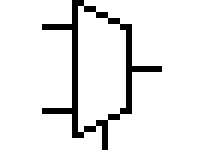
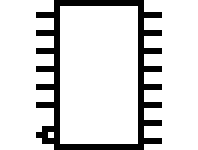
Two versions of the same layered image (198px x 150px). Layer-by-layer changes:
added layer "PROM Icon" above "MUX Icon" over [36,0,162,150]
hid "MUX Icon" over [42,0,162,150]
